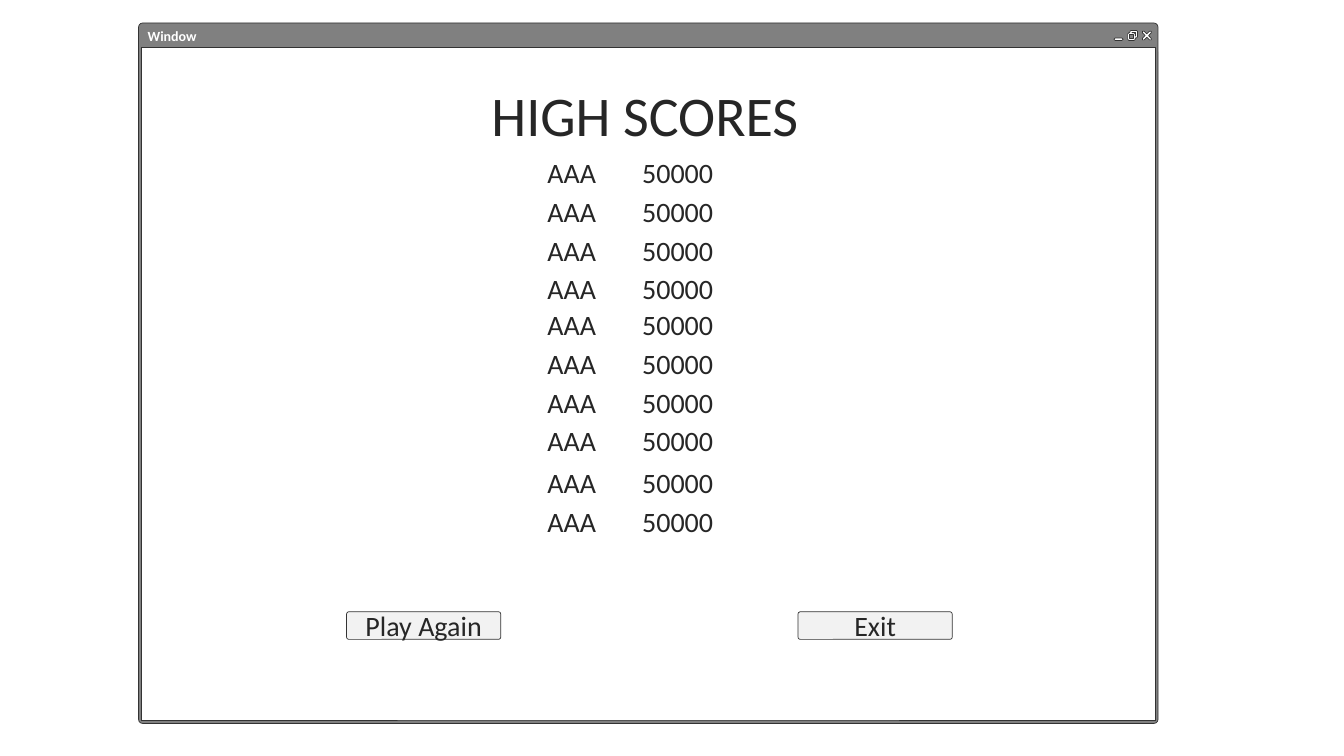
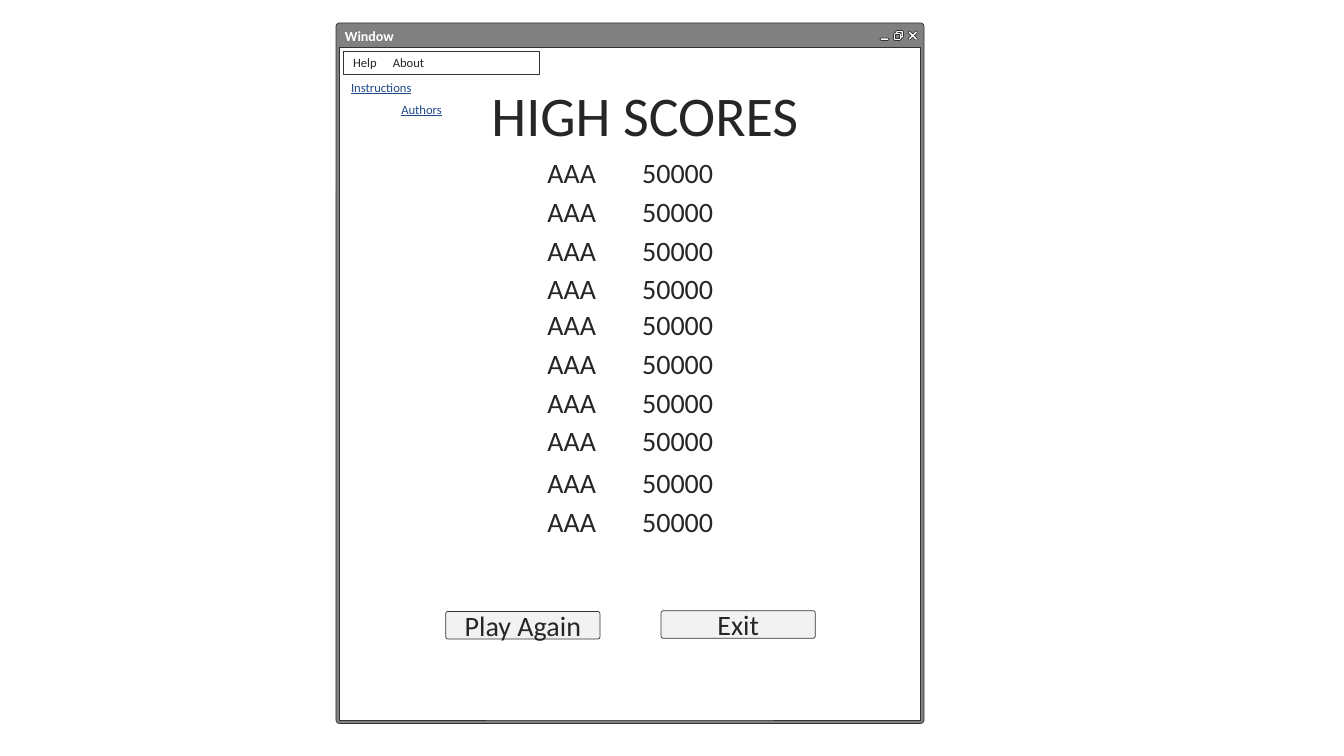
Before and after one commit to lgutier111/SpaceInvaders_CSC18B, a slide deck: slide 1 of SpaceInvaders_Wireframes.pptx. Drawn at 1344x756 pixels with LibreOffice and Linux fonts; fonts in the diff are those of the drawing. Boxes give left, top, right and bottom in pixels: in the first picture for what was removed or moved away, otherwise in the second. Text is boxed around its words. In the diff, an @@ line names an element or a change of style, - is before the commit and + after.

```diff
--- a/SpaceInvaders_Wireframes.pptx
+++ b/SpaceInvaders_Wireframes.pptx
@@ rounded rectangle "Window" resized from (x1=138, y1=23, x2=1157, y2=724) to (x1=336, y1=23, x2=924, y2=724) @@
@@ rectangle resized from (x1=142, y1=47, x2=1155, y2=721) to (x1=339, y1=47, x2=921, y2=721) @@
@@ rectangle added at (x1=343, y1=51, x2=539, y2=75), fill #FFFFFF, outline #333333 0.5 pt, 9 pt, text #262626 @@
+Help About
@@ 3 freeform shapes moved together from (x1=1114, y1=30, x2=1152, y2=40) to (x1=880, y1=30, x2=919, y2=40) @@
@@ text added at (x1=351, y1=83, x2=411, y2=94), 9 pt, text #204A87, underline @@
+Instructions
@@ text added at (x1=401, y1=105, x2=442, y2=116), 9 pt, text #204A87, underline @@
+Authors
@@ rounded rectangle "Play Again" moved from (x1=347, y1=612, x2=501, y2=639) to (x1=446, y1=612, x2=600, y2=639) @@
@@ rounded rectangle "Exit" moved from (x1=799, y1=612, x2=953, y2=639) to (x1=661, y1=611, x2=816, y2=638) @@
```
Also in this commit, not shown: 1 slide added, 23 other files.
